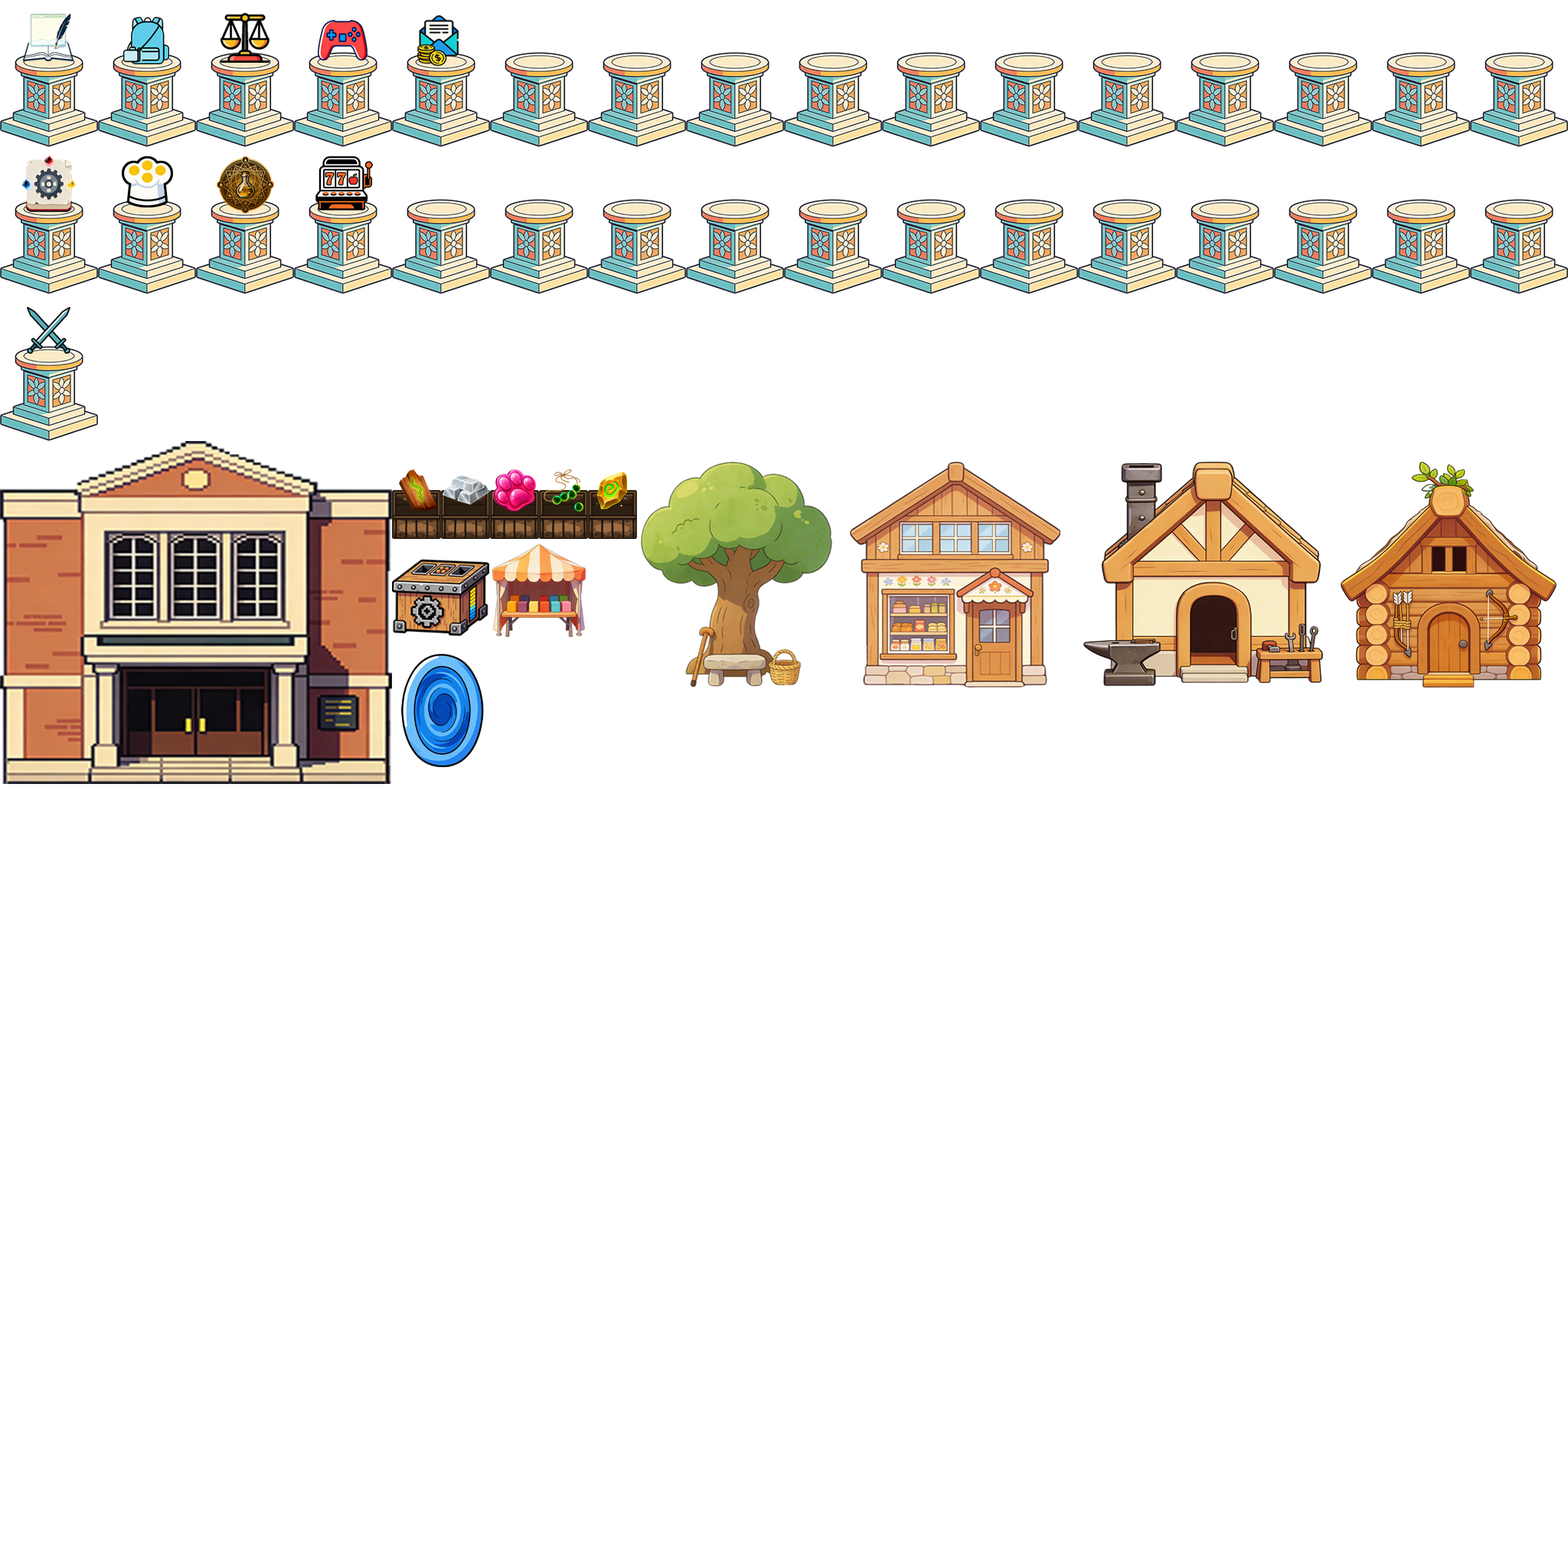
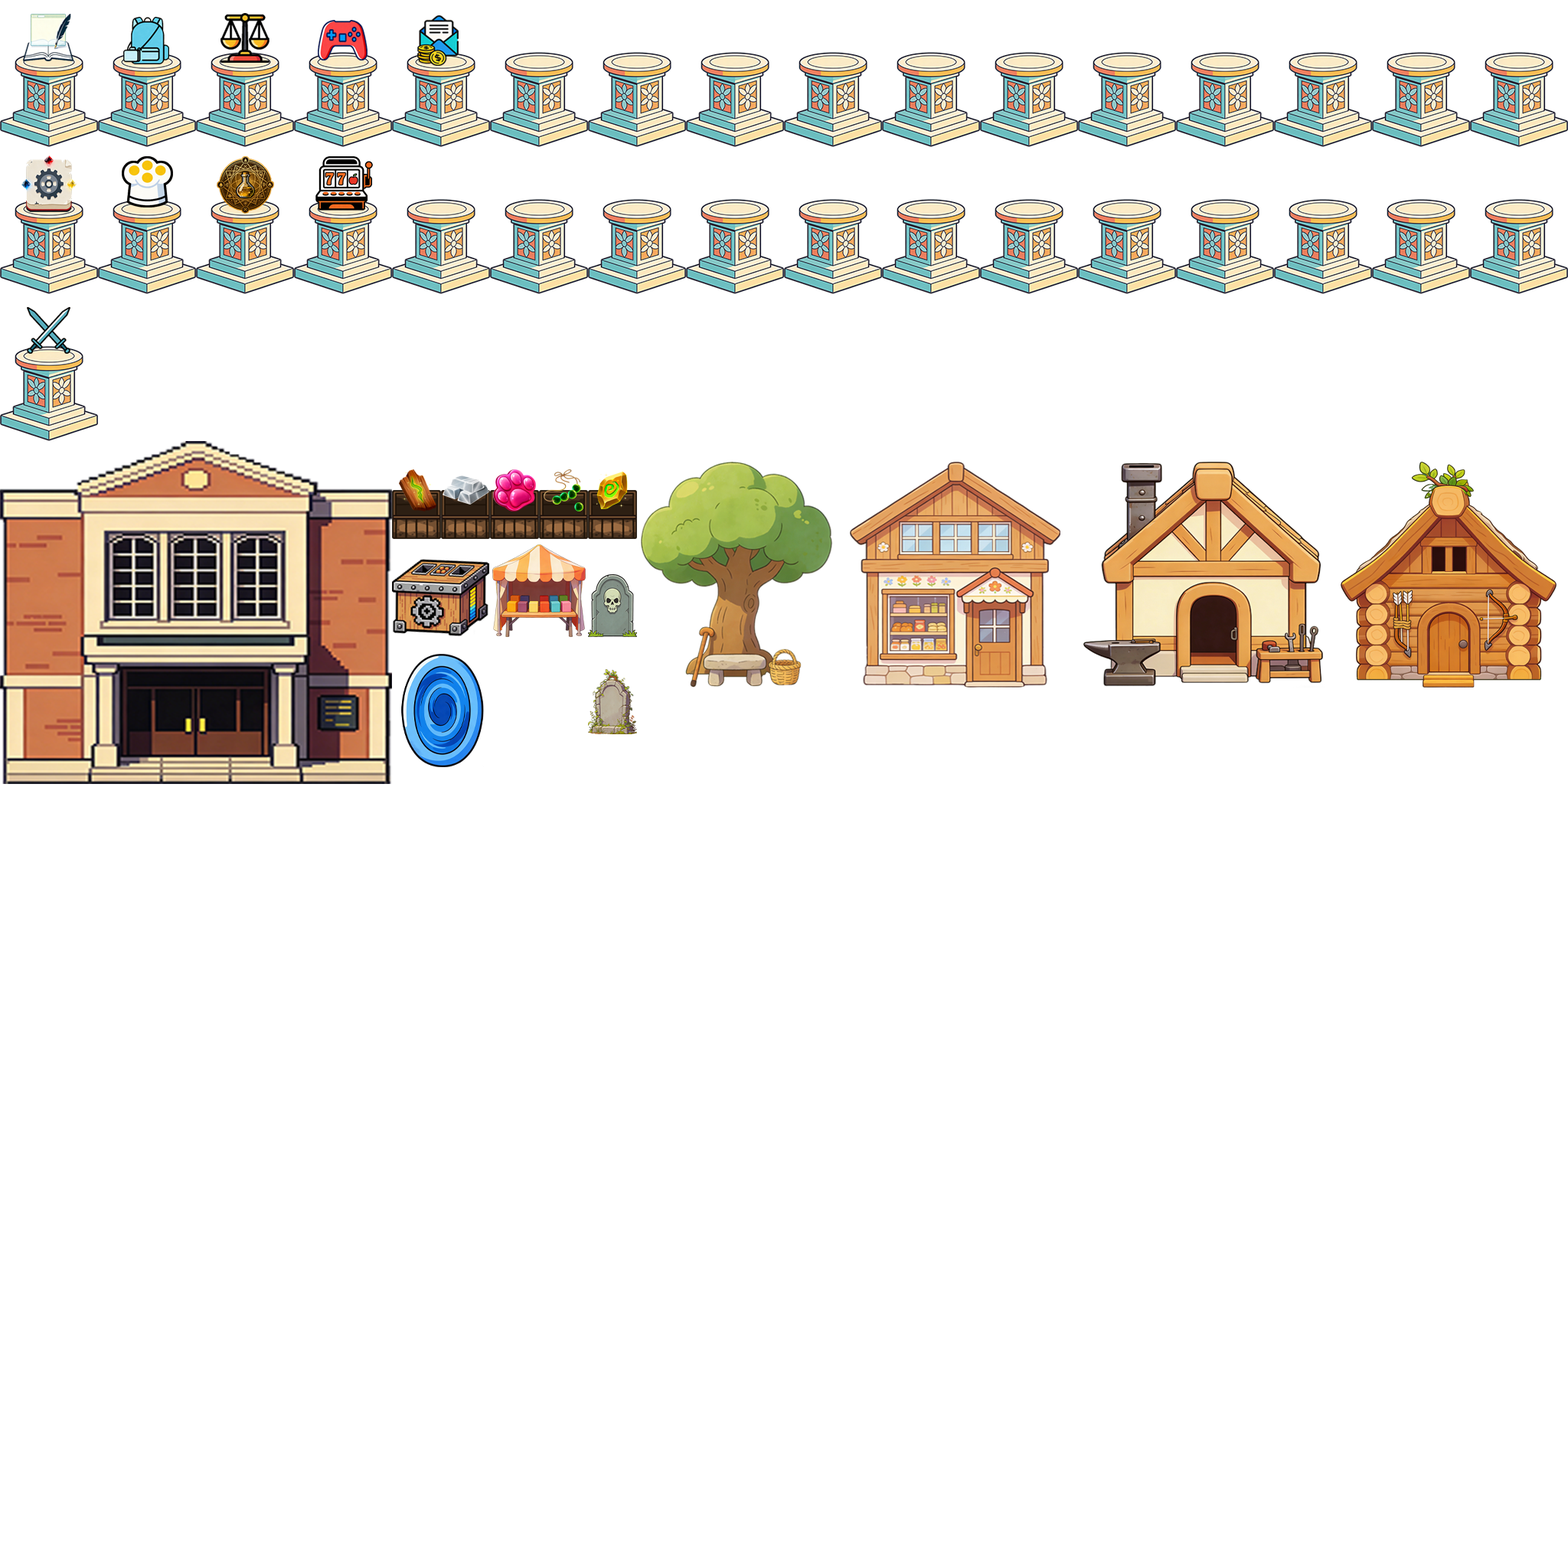
Comparing the layer stacks of the two (1568, 1568) images. Changes:
added layer "图层 57" above "图层 56" over [588, 669, 637, 735]
added layer "图层 56" above "图层 55" over [588, 574, 637, 637]